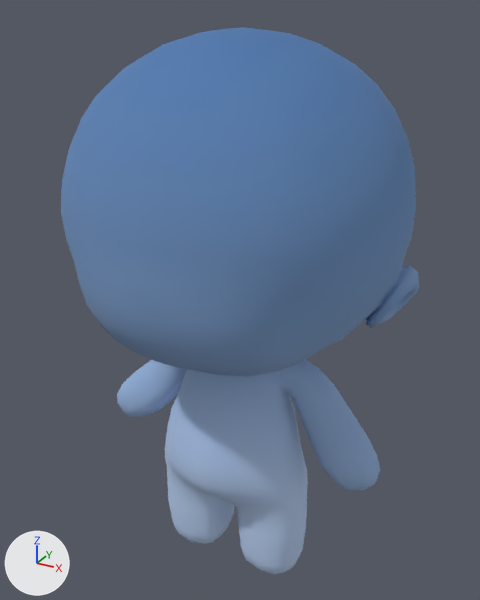
What one commit did to the glTF model models/character.glb.
Rendered twice from a 50 mm lens placed at (0.649, -1.153, 1.288), pointed at (-0.013, 0.051, 0.686). Every picture has the same lights, and +X, +Y and +Z are marked at lower left. The older version comes first.

The first picture shows 'body'.
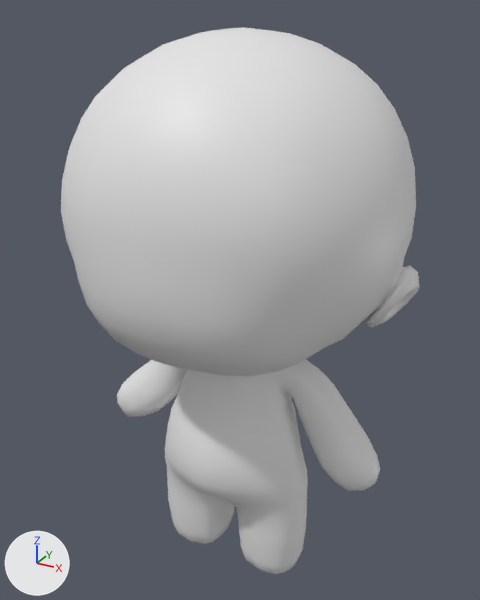
Location of each change, [x1, y1, x2, y2] in pixels of the pictures (480 x 600 px):
'body', recoloured (blue to white)
    both: [61, 27, 420, 574]

The edits, one by one:
me_body has 1523 vertices, 3042 faces and spans x -0.368..0.368, y -0.318..0.379, z 0.005..1.255.
me_body no longer uses material mat_colors (picture img_unboring_atlas).
